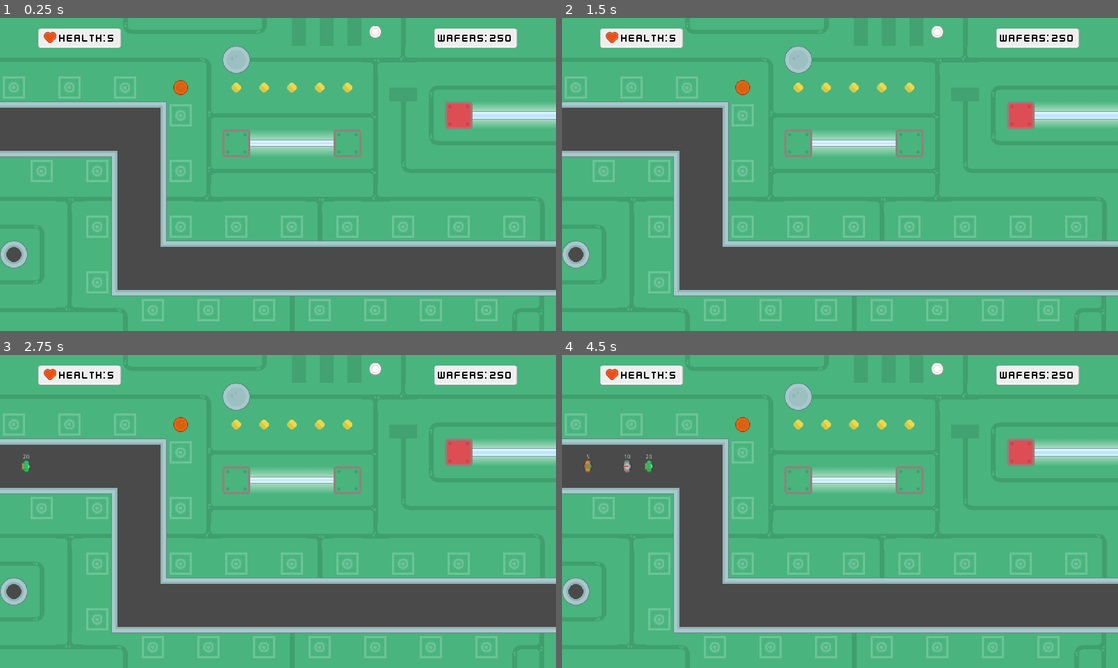
Above: before the commit, frames 1-4 (two rows, left to right).
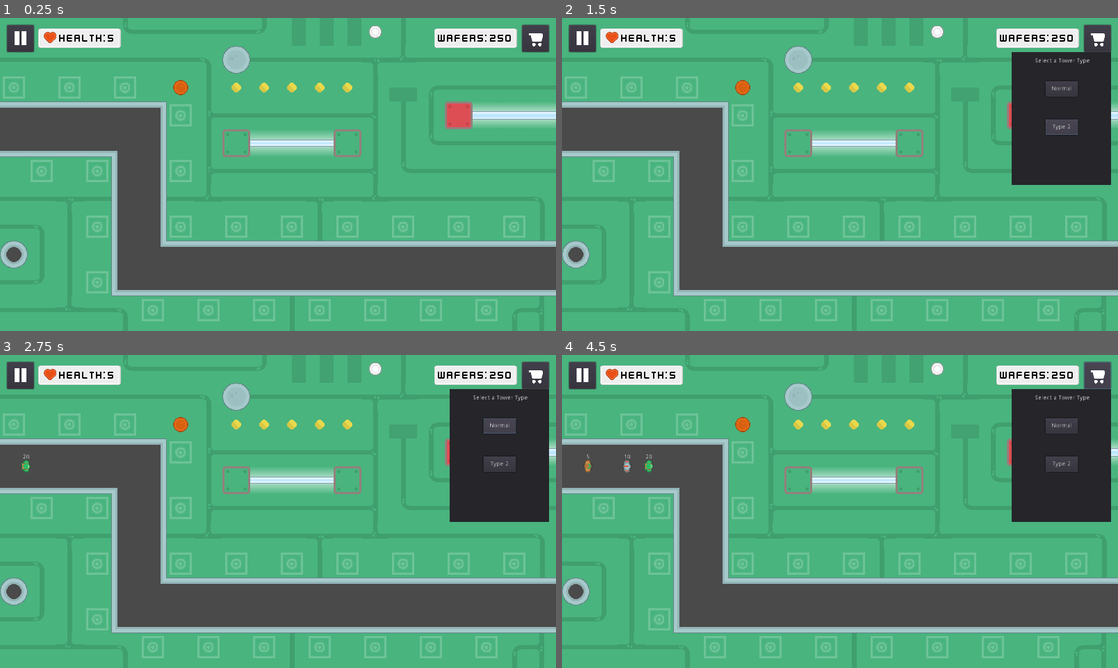
Above: after the commit, the same moments.

Repository: njrobbins/cache-command
Game: Godot game, scene res://Scenes/TowerDefenseGame.tscn
Two runs of this game, one before a commit and one after it. Both use one fixed random seed, a clock stepped at 60 frames per second and the inputs below. This scene is started directly instead of the project's main scene. Sound files missing from this copy of the repository are replaced by a short silence.
Inputs (mouse positions are in pixels of both pictures, inside the frame that each line leads up to):
- Up to frame 1 (0.25 s): no input
- Up to frame 2 (1.5 s): click (1095, 39) at 0.52 s; click (1062, 127) at 1.25 s, where only the run after the commit has a clickable "Type 2"
- Up to frame 3 (2.75 s): click (500, 426) at 2 s, where only the run after the commit has a clickable "Normal"
- Up to frame 4 (4.5 s): click (1062, 426) at 2.75 s, where only the run after the commit has a clickable "Normal"; click (1095, 376) at 3.52 s; click (1095, 376) at 4.27 s

The runs differ from the first frame. In frame 1, 0.9% of the frame differs, in the area x 1-99%, y 2-12%; in frame 2, 8.5%, in the area x 1-99%, y 2-54%; in frame 3, 8.5%; in frame 4, 8.5%.

Commit message:
Tower Update (upgrade and buy shop)

Diff:
--- a/Scenes/Tower.tscn
+++ b/Scenes/Tower.tscn
@@ -1,16 +1,29 @@
-[gd_scene load_steps=6 format=2]
+[gd_scene load_steps=7 format=2]
 
 [ext_resource path="res://Scripts/Tower.gd" type="Script" id=1]
 [ext_resource path="res://Assets/tower_gun_1.png" type="Texture" id=2]
 [ext_resource path="res://Assets/tower_base.png" type="Texture" id=3]
 [ext_resource path="res://Assets/Audio/short_laser.wav" type="AudioStream" id=4]
+[ext_resource path="res://Assets/tower-radius-100.png" type="Texture" id=5]
 
 [sub_resource type="CircleShape2D" id=1]
-radius = 200.0
+radius = 100.0
 
 [node name="Tower" type="Area2D"]
 z_index = 4
 script = ExtResource( 1 )
+
+[node name="RadiusCircle" type="TextureRect" parent="."]
+visible = false
+margin_left = -69.3644
+margin_top = -67.9014
+margin_right = 130.636
+margin_bottom = 132.099
+rect_pivot_offset = Vector2( 100, 100 )
+texture = ExtResource( 5 )
+__meta__ = {
+"_edit_use_anchors_": false
+}
 
 [node name="Base" type="TextureRect" parent="."]
 margin_right = 64.0
@@ -44,6 +57,87 @@
 
 [node name="SmallShotAudio" type="AudioStreamPlayer2D" parent="."]
 stream = ExtResource( 4 )
+
+[node name="TowerButton" type="TextureButton" parent="."]
+margin_right = 64.0
+margin_bottom = 64.0
+__meta__ = {
+"_edit_use_anchors_": false
+}
+
+[node name="UpgradePanel" type="Panel" parent="."]
+visible = false
+margin_left = 7.0
+margin_top = -79.0
+margin_right = 155.0
+margin_bottom = -1.0
+__meta__ = {
+"_edit_use_anchors_": false
+}
+
+[node name="UpgradeLabel" type="Label" parent="UpgradePanel"]
+margin_left = 13.9666
+margin_right = 66.9666
+margin_bottom = 14.0
+text = "Upgrade"
+__meta__ = {
+"_edit_use_anchors_": false
+}
+
+[node name="StatLabel" type="Label" parent="UpgradePanel"]
+margin_left = 87.6057
+margin_right = 140.606
+margin_bottom = 14.0
+text = "Stats"
+align = 1
+__meta__ = {
+"_edit_use_anchors_": false
+}
+
+[node name="RangeLabel" type="Label" parent="UpgradePanel"]
+margin_left = 87.6057
+margin_top = 18.2137
+margin_right = 140.606
+margin_bottom = 32.2137
+text = "Range"
+align = 1
+__meta__ = {
+"_edit_use_anchors_": false
+}
+
+[node name="SpeedLabel" type="Label" parent="UpgradePanel"]
+margin_left = 87.6057
+margin_top = 47.7279
+margin_right = 140.606
+margin_bottom = 61.7279
+text = "Speed"
+align = 1
+__meta__ = {
+"_edit_use_anchors_": false
+}
+
+[node name="RangeButton" type="Button" parent="UpgradePanel"]
+margin_left = 3.47296
+margin_top = 18.2137
+margin_right = 81.473
+margin_bottom = 38.2137
+text = "Range (10)"
+__meta__ = {
+"_edit_use_anchors_": false
+}
+
+[node name="SpeedButton" type="Button" parent="UpgradePanel"]
+margin_left = 3.47296
+margin_top = 47.7279
+margin_right = 82.473
+margin_bottom = 67.7279
+text = "Speed (10)"
+__meta__ = {
+"_edit_use_anchors_": false
+}
 [connection signal="area_entered" from="Aggro" to="." method="_on_Aggro_area_entered"]
 [connection signal="area_exited" from="Aggro" to="." method="_on_Aggro_area_exited"]
 [connection signal="timeout" from="ShootTimer" to="." method="_on_ShootTimer_timeout"]
+[connection signal="pressed" from="TowerButton" to="." method="_on_TowerButton_pressed"]
+[connection signal="pressed" from="UpgradePanel/RangeButton" to="." method="_on_RangeButton_pressed"]
+[connection signal="pressed" from="UpgradePanel/SpeedButton" to="." method="_on_SpeedButton_pressed"]
--- a/Scenes/TowerDefenseGame.tscn
+++ b/Scenes/TowerDefenseGame.tscn
@@ -10,6 +10,7 @@
 [ext_resource path="res://fonts/kenvector_future_thin_small.tres" type="DynamicFont" id=8]
 [ext_resource path="res://Assets/gray_bar.png" type="Texture" id=9]
 [ext_resource path="res://Assets/Icons/heart.png" type="Texture" id=10]
+[ext_resource path="res://Scenes/TowerShop.tscn" type="PackedScene" id=11]
 
 [sub_resource type="TileSet" id=1]
 14/name = "tower_defense_tilesheet.png 14"
@@ -571,7 +572,6 @@
 shape = SubResource( 5 )
 
 [node name="PauseButton" type="Button" parent="."]
-visible = false
 margin_left = 16.0
 margin_top = 16.0
 margin_right = 78.0
@@ -625,7 +625,7 @@
 "_edit_use_anchors_": false
 }
 
-[node name="TextureRect" type="TextureRect" parent="."]
+[node name="Heart" type="TextureRect" parent="."]
 margin_left = 96.0
 margin_top = 24.0
 margin_right = 136.0
@@ -661,7 +661,6 @@
 }
 
 [node name="TowerShopButton" type="Button" parent="."]
-visible = false
 margin_left = 1202.0
 margin_top = 16.0
 margin_right = 1264.0
@@ -671,6 +670,13 @@
 "_edit_use_anchors_": false
 }
 
+[node name="TowerShop" parent="." instance=ExtResource( 11 )]
+visible = false
+margin_left = 1036.26
+margin_top = 78.0
+margin_right = 1036.26
+margin_bottom = 78.0
+
 [node name="MobTimer" type="Timer" parent="."]
 
 [node name="WaveTimer" type="Timer" parent="."]
@@ -678,5 +684,6 @@
 [node name="MenuButtonAudio" type="AudioStreamPlayer" parent="."]
 stream = ExtResource( 2 )
 [connection signal="pressed" from="PauseButton" to="." method="_on_PauseButton_pressed"]
+[connection signal="pressed" from="TowerShopButton" to="." method="_on_TowerShopButton_pressed"]
 [connection signal="timeout" from="MobTimer" to="." method="_on_MobTimer_timeout"]
 [connection signal="timeout" from="WaveTimer" to="." method="_on_WaveTimer_timeout"]
--- /dev/null
+++ b/Scenes/TowerShop.tscn
@@ -0,0 +1,50 @@
+[gd_scene load_steps=2 format=2]
+
+[ext_resource path="res://Scripts/TowerShop.gd" type="Script" id=1]
+
+[node name="TowerShop" type="Control"]
+anchor_right = 1.0
+anchor_bottom = 1.0
+script = ExtResource( 1 )
+__meta__ = {
+"_edit_use_anchors_": false
+}
+
+[node name="Panel" type="Panel" parent="."]
+margin_right = 228.0
+margin_bottom = 306.0
+__meta__ = {
+"_edit_use_anchors_": false
+}
+
+[node name="NormalType" type="Button" parent="Panel"]
+margin_left = 77.0
+margin_top = 67.0
+margin_right = 152.0
+margin_bottom = 103.0
+text = "Normal"
+__meta__ = {
+"_edit_use_anchors_": false
+}
+
+[node name="TowerType2" type="Button" parent="Panel"]
+margin_left = 77.0
+margin_top = 155.196
+margin_right = 152.0
+margin_bottom = 191.196
+text = "Type 2"
+__meta__ = {
+"_edit_use_anchors_": false
+}
+
+[node name="Label" type="Label" parent="Panel"]
+margin_left = 53.0187
+margin_top = 14.0647
+margin_right = 179.019
+margin_bottom = 28.0647
+text = "Select a Tower Type"
+__meta__ = {
+"_edit_use_anchors_": false
+}
+[connection signal="pressed" from="Panel/NormalType" to="." method="_on_NormalType_pressed"]
+[connection signal="pressed" from="Panel/TowerType2" to="." method="_on_TowerType2_pressed"]
--- a/Scripts/Settings.gd
+++ b/Scripts/Settings.gd
@@ -3,3 +3,5 @@
 
 var cash = 250
 var drones_destroyed = 0
+
+var tower_type_selected = "normal"
--- a/Scripts/Tower.gd
+++ b/Scripts/Tower.gd
@@ -10,12 +10,26 @@
 var current_target = null
 var enemy_array = []
 var shot = load("res://Scenes/Shot.tscn")
+var placed = false
+var type
 
-func init(rad, rate):
-	RADIUS = rad
-	shoot_rate = rate
+func init(rad=210, rate=4):
+
+	if Settings.tower_type_selected == "normal":
+		RADIUS = rad
+		shoot_rate = rate
+		type = "normal"
+	elif Settings.tower_type_selected == "type2":
+		RADIUS = 350
+		shoot_rate = 8
+		type = "type2"
+
 	$Aggro/AggroShape.shape.radius = RADIUS
+	var rad_scale = RADIUS / 100.0
+	$RadiusCircle.rect_scale = Vector2(rad_scale, rad_scale)
 	$ShootTimer.set_wait_time(1.0 / shoot_rate)
+	$UpgradePanel/RangeLabel.text = str(RADIUS)
+	$UpgradePanel/SpeedLabel.text = str(shoot_rate)
 
 func _physics_process(_delta):
 	if !current_target:
@@ -56,3 +70,30 @@
 		instance.set_target(current_target.get_ref())
 		instance.position = $Gun/ShotPosition.get_global_transform().origin
 		get_parent().add_child(instance)
+
+
+func _on_TowerButton_pressed():
+	if placed:
+		$RadiusCircle.visible = !$RadiusCircle.visible
+		$UpgradePanel.visible = !$UpgradePanel.visible
+	else:
+		placed = true
+
+
+func _on_RangeButton_pressed():
+	if Settings.cash >= 10:
+		Settings.cash -= 10
+		RADIUS += 25
+		$Aggro/AggroShape.shape.radius = RADIUS
+		var rad_scale = RADIUS / 100.0
+		$RadiusCircle.rect_scale = Vector2(rad_scale, rad_scale)
+		$UpgradePanel/RangeLabel.text = str(RADIUS)
+
+
+
+func _on_SpeedButton_pressed():
+	if Settings.cash >= 10:
+		Settings.cash -= 10
+		shoot_rate += 1
+		$ShootTimer.set_wait_time(1.0 / shoot_rate)
+		$UpgradePanel/SpeedLabel.text = str(shoot_rate)
--- a/Scripts/TowerDefenseGame.gd
+++ b/Scripts/TowerDefenseGame.gd
@@ -28,6 +28,7 @@
 
 
 func _input(event):
+	$CashLabel.text = str(Settings.cash)
 	if event is InputEventMouseButton and event.pressed:
 		var m_position = get_global_mouse_position()
 		cell_position = Vector2(floor(m_position.x / cell_size.x), floor(m_position.y / cell_size.y))
@@ -37,10 +38,9 @@
 			var tower_pos = Vector2(cell_position.x * cell_size.x , cell_position.y * cell_size.y)
 			if occupied.count(tower_pos) == 0 and Settings.cash >= 25:
 				Settings.cash -= 25
-				$CashLabel.text = str(Settings.cash)
 				occupied.push_back(tower_pos)
 				instance = tower.instance()
-				instance.init(210, 4)
+				instance.init()
 				add_child(instance)
 				instance.position = tower_pos
 
@@ -87,3 +87,8 @@
 		wave += 1
 		if wave < len(wave_mobs):
 			$WaveTimer.start()
+
+
+
+func _on_TowerShopButton_pressed():
+	$TowerShop.visible = !$TowerShop.visible
--- /dev/null
+++ b/Scripts/TowerShop.gd
@@ -0,0 +1,12 @@
+extends Control
+
+
+
+func _on_NormalType_pressed():
+	Settings.tower_type_selected = "normal"
+	print("Normal tower selected")
+
+
+func _on_TowerType2_pressed():
+	Settings.tower_type_selected = "type2"
+	print("Type 2 tower selected")
Binary file added: Assets/tower-radius-100.png
Not shown, added: Assets/tower-radius-100.png.import
Not shown: 1 places in Scenes/TowerDefenseGame.tscn that only renumber resources
Not shown, changed: export_presets.cfg
